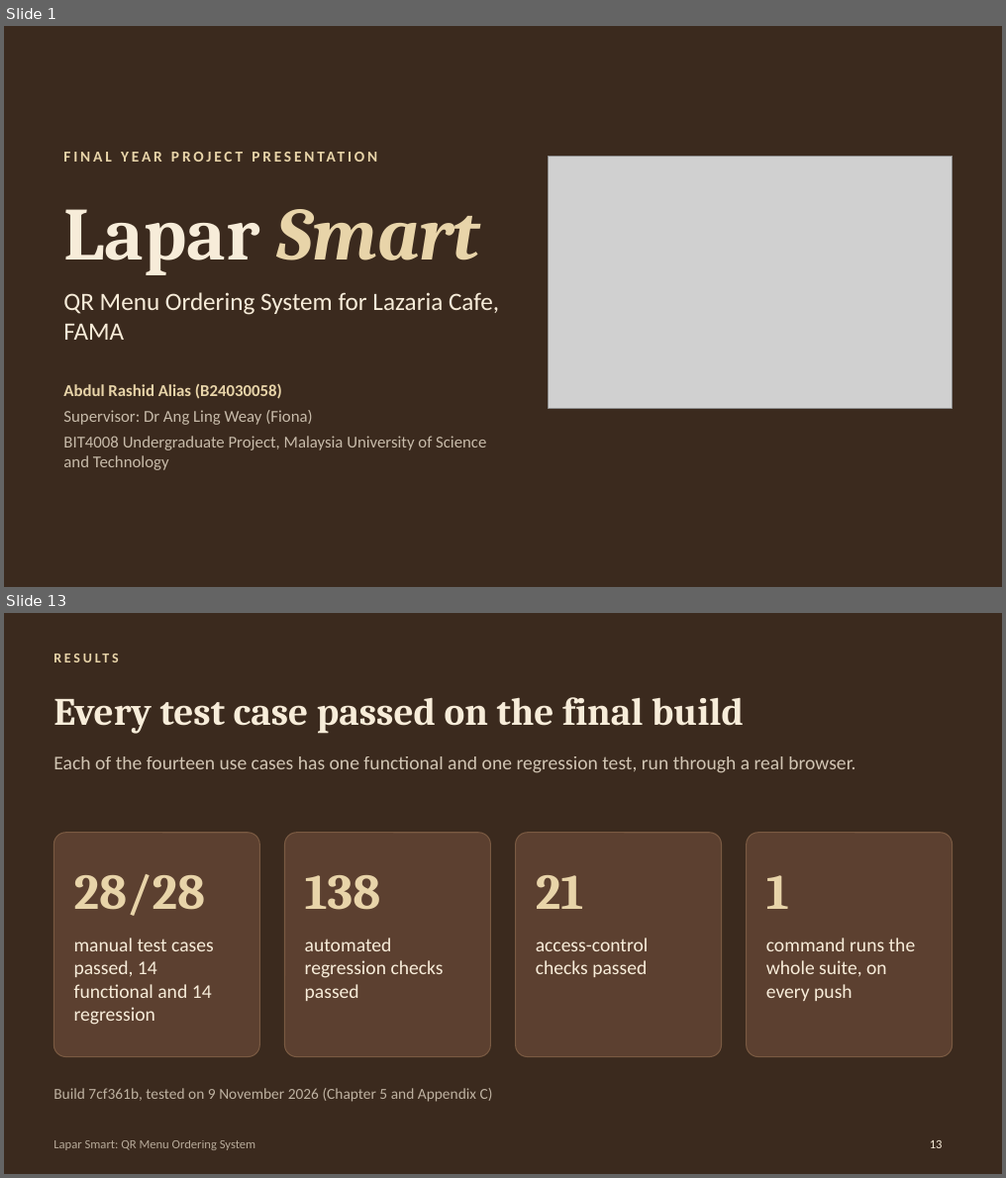
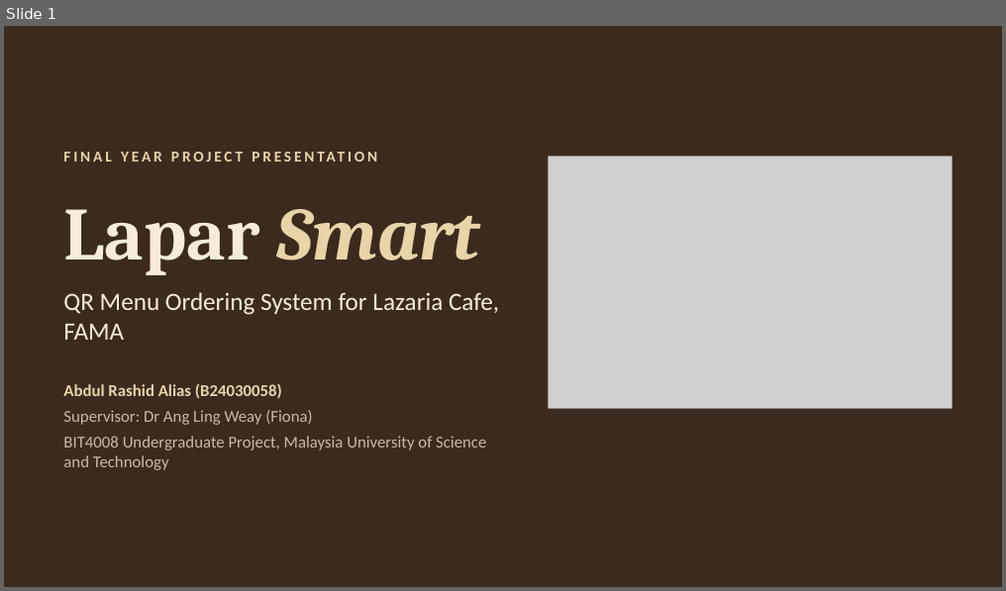
Before and after one commit to ras22hid/lapar-smart, a slide deck: app/static/presentation/LaparSmart_Presentation.pptx. Shown one above the other, each under a label of ours: slides 1 and 13 before the commit, slide 1 after it; the slides between them are not shown. The pictures are 1006x1178 and 1006x591 pixels, drawn with LibreOffice and Linux fonts; fonts in the diff are those of the drawing; grey boxes stand for pictures. Boxes give left, top, right and bottom in pixels: in the first picture for what was removed or moved away, otherwise in the second. Text is boxed around its words. In the diff, an @@ line names an element or a change of style, - is before the commit and + after.

```diff
--- a/app/static/presentation/LaparSmart_Presentation.pptx
+++ b/app/static/presentation/LaparSmart_Presentation.pptx
@@ slide 13 removed at (4,613,1002,1174), background #3B2A1E @@
@@ text removed at (54,645,652,669) @@
-RESULTS
@@ title removed at (54,697,744,734) @@
-Every test case passed on the final build
@@ text removed at (54,757,855,773) @@
-Each of the fourteen use cases has one functional and one regression test, run through a real browser.
@@ rounded rectangle removed at (54,833,259,1058) @@
@@ rounded rectangle removed at (284,833,490,1058) @@
@@ rounded rectangle removed at (515,833,721,1058) @@
@@ rounded rectangle removed at (746,833,952,1058) @@
@@ text removed at (74,874,206,916) @@
-28/28
@@ text removed at (305,875,381,910) @@
-138
@@ text removed at (536,875,584,909) @@
-21
@@ text removed at (766,875,789,909) @@
-1
@@ text removed at (74,938,214,1025) @@
-manual test cases passed, 14 functional and 14 regression
@@ text removed at (305,938,444,1001) @@
-automated regression checks passed
@@ text removed at (536,938,648,977) @@
-access-control checks passed
@@ text removed at (766,938,916,1001) @@
-command runs the whole suite, on every push
@@ text removed at (54,1088,493,1102) @@
-Build 7cf361b, tested on 9 November 2026 (Chapter 5 and Appendix C)
@@ text removed at (54,1141,255,1151) @@
-Lapar Smart: QR Menu Ordering System
@@ page number removed at (930,1141,943,1149) @@
-13
```
Also in this commit, not shown: 12 slides changed, 8 slides added, 4 other slides removed, 4 other files.
